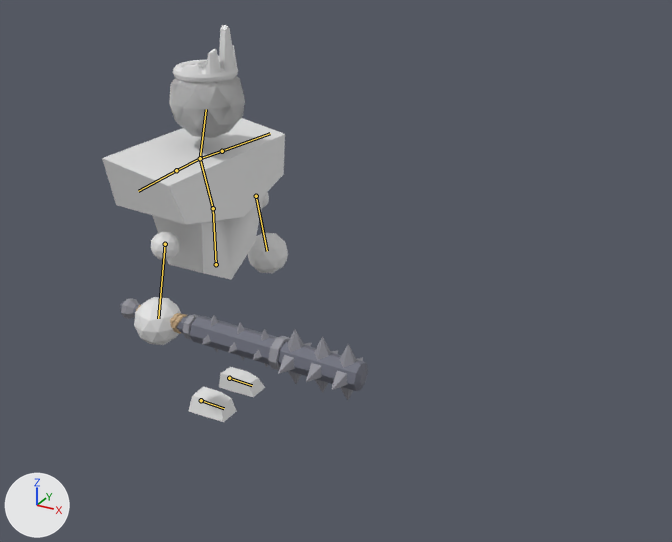
An edit to the glTF model resources/meshes/char1v2.glb, drawn before and after from the same camera.
Before and after are seen from a 50 mm lens placed at (4.35, -5.83, 4.4), pointed at (1.15, -0.01, 1.49). Arrows for +X, +Y and +Z are at lower left; the lights stay in place. The bones that bend it are drawn over the model as lines.

The first picture shows 'Cube', 'hammer_13'.
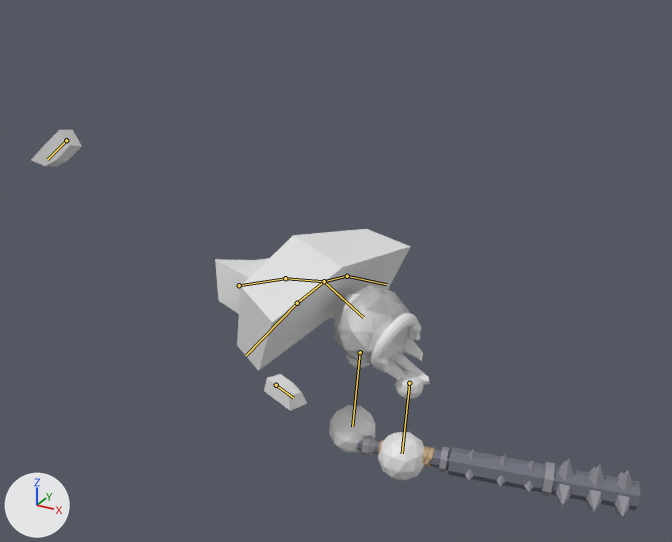
The newer file adds an action. The first version stands in its rest pose; the second is drawn at frame 38 of the action 'R2'.

The change in detail:
Bone 'Bone' (bone_bone) moves from (0.0, 0.0, 0.0) to (0.221, -0.146, 0.001).
Bone 'Bone' (bone_bone) turns from (0, 0, 0) to (1, -21, -70) degrees about its own x, y and z.
Bone 'Bone.001' (bone_bone_001) turns from (0, 0, 0) to (7, 19, -22) degrees about its own x, y and z.
Bone 'Bone.003_L' (bone_bone_003_l) turns from (0, 0, 0) to (0, 8, -12) degrees about its own x, y and z.
Bone 'Bone.004_L' (bone_bone_004_l) turns from (0, 0, 0) to (1, 0, -4) degrees about its own x, y and z.
Bone 'Bone.002_L' (bone_bone_002_l) moves from (0.0, 0.0, 0.0) to (0.449, -0.806, -0.042).
Bone 'Bone.002_L' (bone_bone_002_l) turns from (0, 0, 0) to (-10, 44, -123) degrees about its own x, y and z.
Bone 'Bone.005' (bone_bone_005) turns from (0, 0, 0) to (-7, 18, -20) degrees about its own x, y and z.
Bone 'Bone.003_R' (bone_bone_003_r) turns from (0, 0, 0) to (0, -15, 14) degrees about its own x, y and z.
Bone 'Bone.004_R' (bone_bone_004_r) turns from (0, 0, 0) to (-1, 0, -4) degrees about its own x, y and z.
Bone 'Bone.002_R' (bone_bone_002_r) moves from (0.0, 0.0, 0.0) to (-0.313, -1.513, -0.233).
Bone 'Bone.002_R' (bone_bone_002_r) turns from (0, 0, 0) to (25, -11, 96) degrees about its own x, y and z.
Bone 'Bone.Foot_L' (bone_bone_foot_l) moves from (0.0, 0.0, 0.0) to (-0.005, 0.431, -0.112).
Bone 'Bone.Foot_L' (bone_bone_foot_l) turns from (0, 0, 0) to (18, 0, -6) degrees about its own x, y and z.
Bone 'Bone.Foot_R' (bone_bone_foot_r) moves from (0.0, 0.0, 0.0) to (2.189, -1.182, -0.108).
Bone 'Bone.Foot_R' (bone_bone_foot_r) turns from (0, 0, 0) to (-19, 3, 133) degrees about its own x, y and z.

Pixel boxes [x1, y1, x2, y2] of what changed, in the pictures (672 x 542 px):
'Cube', posed (114% wider, 12% shorter)
    before: [102, 25, 288, 422]
    after: [31, 130, 430, 480]
'hammer_13', posed (14% wider, 20% shorter)
    before: [120, 298, 368, 401]
    after: [357, 435, 641, 517]
bone 'Bone', root to tip
    before: (216, 264) to (213, 208)
    after: (239, 285) to (285, 278)
bone 'Bone.001', root to tip
    before: (213, 208) to (200, 158)
    after: (285, 278) to (324, 281)
bone 'Bone.003_L', root to tip
    before: (200, 158) to (222, 151)
    after: (324, 281) to (347, 276)
bone 'Bone.004_L', root to tip
    before: (222, 151) to (270, 133)
    after: (347, 276) to (386, 284)
bone 'Bone.002_L', root to tip
    before: (256, 196) to (267, 251)
    after: (360, 352) to (352, 426)
bone 'Bone.005', root to tip
    before: (200, 158) to (206, 109)
    after: (324, 281) to (363, 317)
bone 'Bone.003_R', root to tip
    before: (200, 158) to (176, 170)
    after: (324, 281) to (297, 303)
bone 'Bone.004_R', root to tip
    before: (176, 170) to (138, 191)
    after: (297, 303) to (246, 355)
bone 'Bone.002_R', root to tip
    before: (165, 244) to (158, 318)
    after: (409, 383) to (402, 453)
bone 'Bone.Foot_L', root to tip
    before: (229, 378) to (252, 385)
    after: (276, 385) to (293, 398)
bone 'Bone.Foot_R', root to tip
    before: (201, 400) to (224, 408)
    after: (66, 140) to (47, 159)
